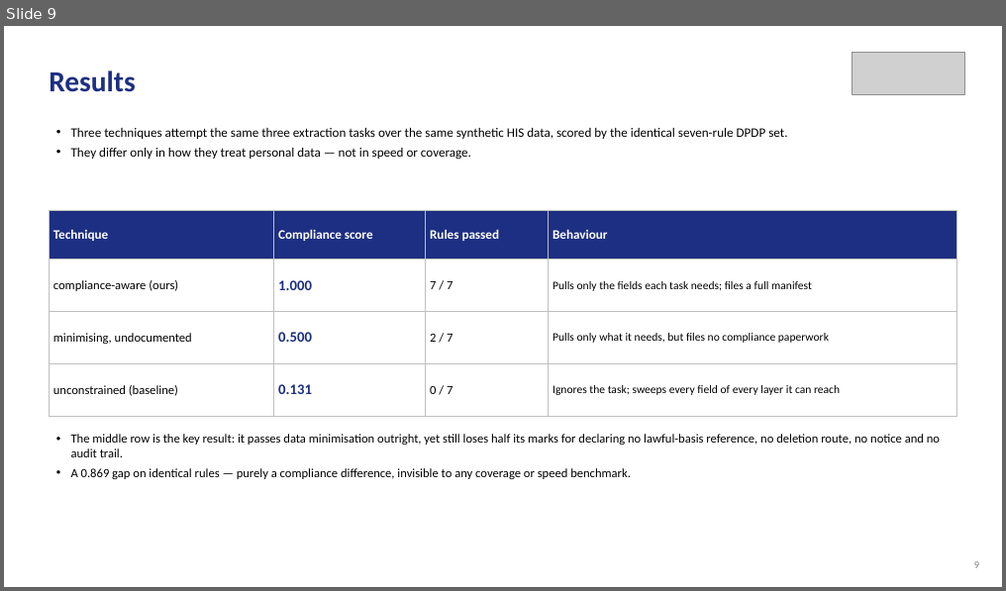
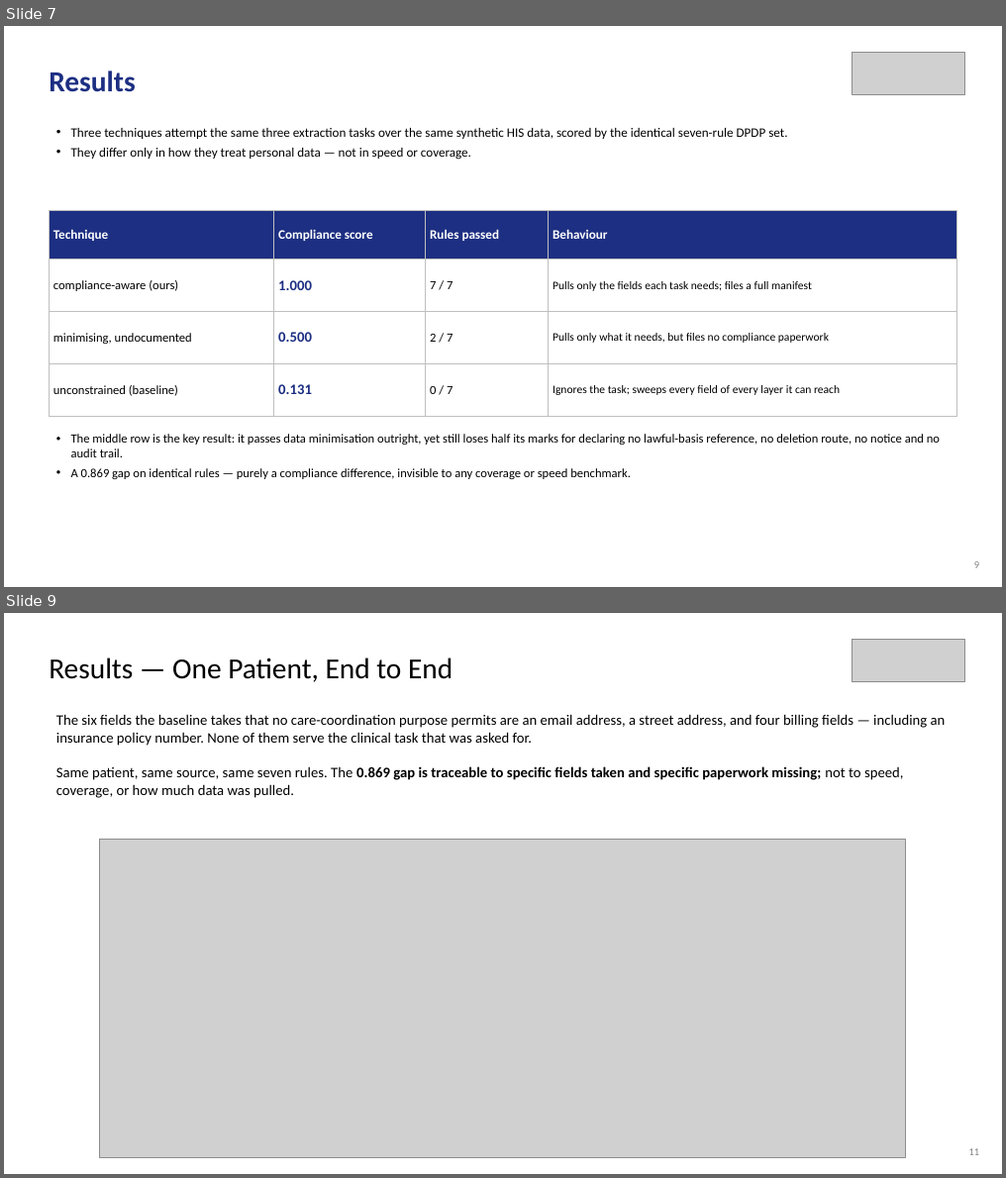
Before and after one commit to aysk1209/his-scraping-dpdp-project, a slide deck: Review-I.pptx. Shown one above the other, each under a label of ours: slide 9 before the commit, slides 7 and 9 after it; the slides between them are not shown. The pictures are 1006x591 and 1006x1178 pixels, drawn with LibreOffice and Linux fonts; fonts in the diff are those of the drawing; grey boxes stand for pictures. Boxes give left, top, right and bottom in pixels: in the first picture for what was removed or moved away, otherwise in the second. Text is boxed around its words. In the diff, an @@ line names an element or a change of style, - is before the commit and + after.

```diff
--- a/Review-I.pptx
+++ b/Review-I.pptx
@@ slide 9 added at <box>4,613,1002,1174</box>, background #FFFFFF @@
@@ picture added at <box>852,639,964,682</box> @@
@@ text added at <box>49,658,452,682</box>, 28 pt, text #000000 @@
+Results — One Patient, End to End
@@ text added at <box>56,714,945,798</box>, 14 pt, text #000000 @@
+The six fields the baseline takes that no care-coordination purpose permits are an email address, a street address, and four billing fields — including an insurance policy number. None of them serve the clinical task that was asked for.
+Same patient, same source, same seven rules. The 0.869 gap is traceable to specific fields taken and specific paperwork missing; not to speed, coverage, or how much data was pulled.
@@ picture added at <box>100,839,905,1158</box> @@
@@ text added at <box>969,1149,980,1156</box>, 10 pt, text #808080 @@
+11
@@ what was slide 9 is now slide 7 @@
```
Also in this commit, not shown: 4 slides changed, 2 slides removed.
